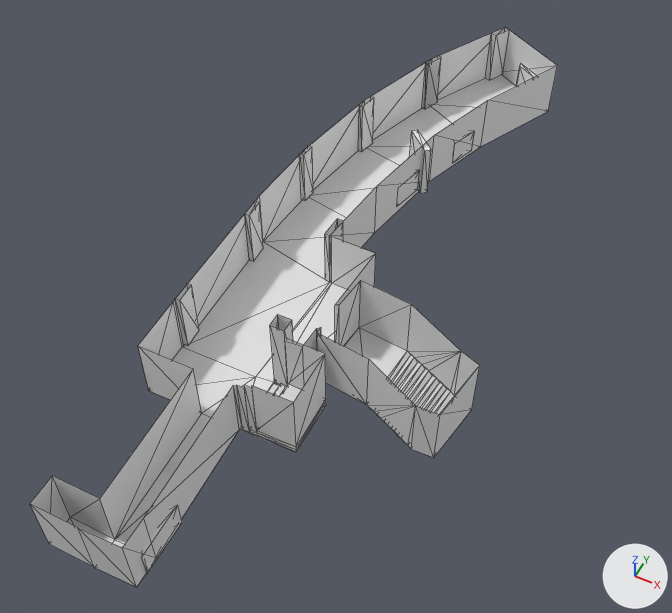
Before and after pictures for a commit that changed the glTF model models/samples/AbbeanumFlurCollisions.glb.
Both versions are drawn from a 50 mm lens placed at (6.9, -22.7, 25.8), pointed at (-3.7, -1.4, -0.8). Lighting does not change. The marker at lower right points along +X, +Y and +Z. Mesh edges are drawn as thin lines. Vertices at the same position are counted once.
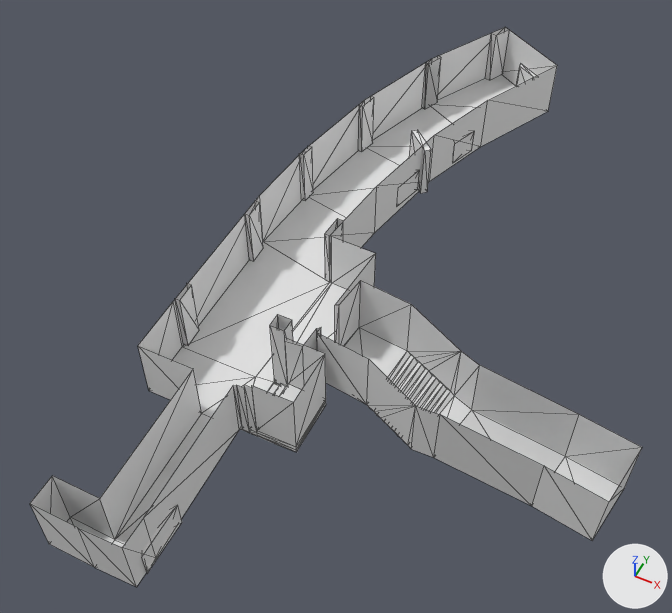
What the commit changed:
me_plane is used by ob_plane; location (0.0, 0.0, 0.0).
me_plane had 165 vertices, 251 faces and spanned x -8.1..2.5, y -14.1..16.5, z -1.6..1.9.
me_plane now has 175 vertices, 263 faces and spans x -8.1..8.3, y -14.1..16.5, z -2.8..1.9.
Part 1, on me_plane:
2 faces are deleted.
10 vertices are added at x 2.1..8.3, y -5.5..-2.5, z -2.8..1.0.
14 new faces join them.

Location of each change, (x1, y1, x2, y2) in pixels of the pictures (672 x 613 px):
'Plane', reshaped (16% wider): before (30, 27, 557, 587); after (30, 27, 642, 587)
part 1 of me_plane, built on: before (434, 366, 480, 457); after (434, 365, 642, 541)
